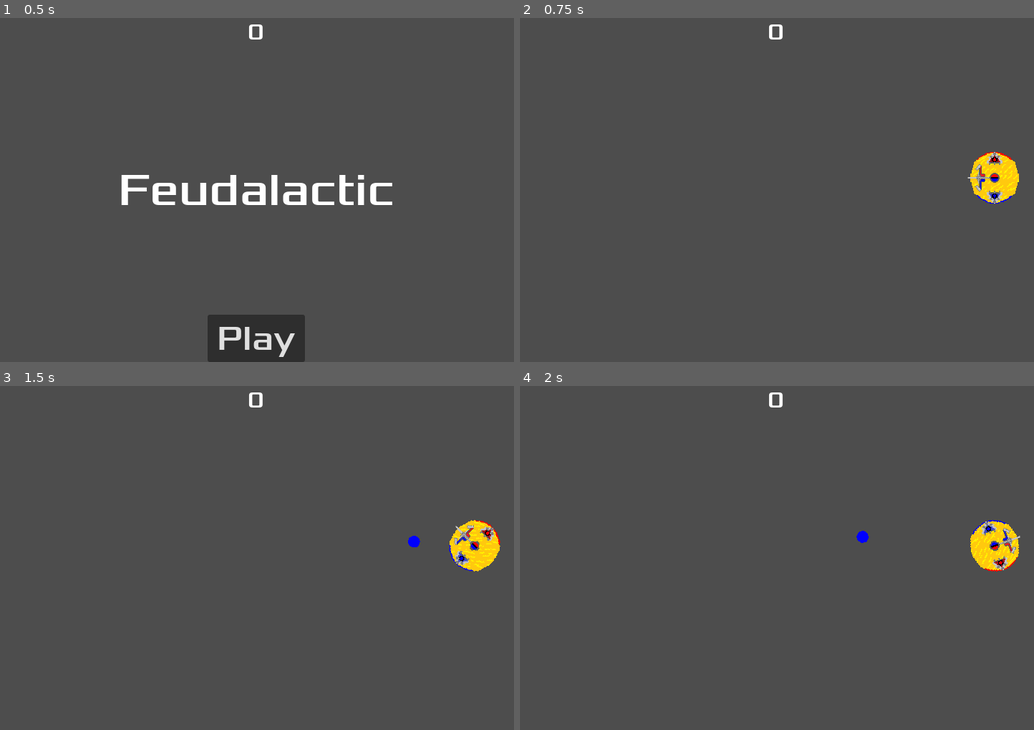
Above: before the commit, frames 1-4 (two rows, left to right).
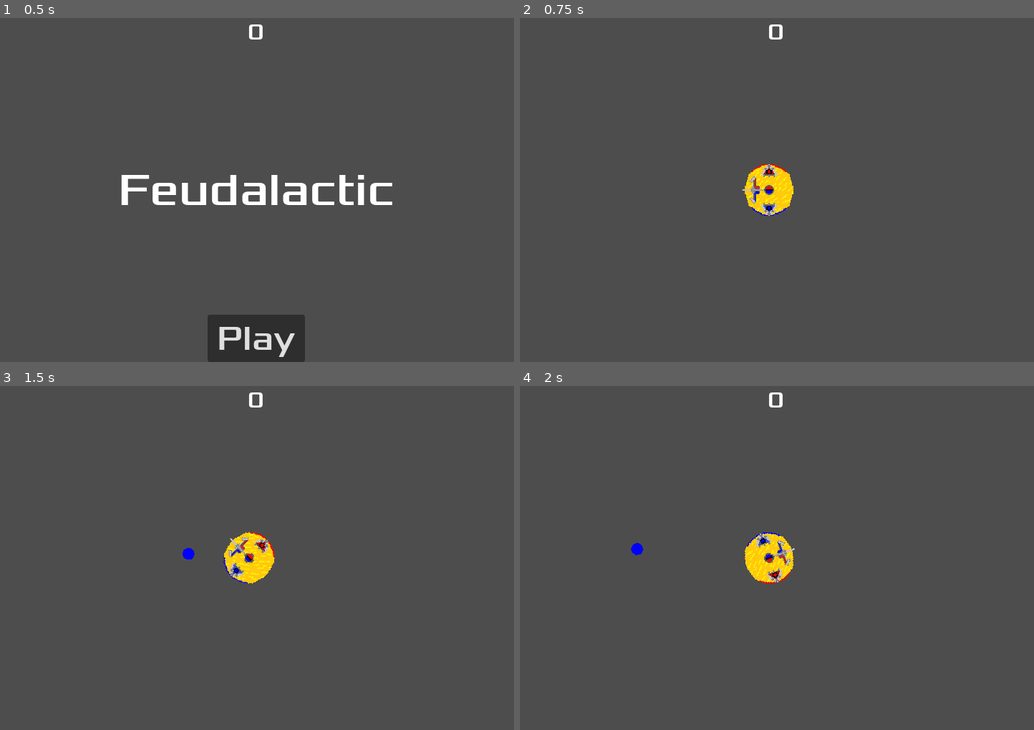
Above: after the commit, the same moments.

Repository: Austincain1006/MelonJam2024
Game: Godot game, scene res://main.tscn
Same seed, same stepped clock (60 frames per second), same inputs: the game is played once before the commit and once after it.
Inputs (mouse positions are in pixels of both pictures, inside the frame that each line leads up to):
- Up to frame 1 (0.5 s): no input
- Up to frame 2 (0.75 s): click "Play" at 0.5 s
- Up to frame 3 (1.5 s): tap Enter at 1.25 s; move the mouse to (370, 540) at 1.27 s; hold D (RotateRight) from 1.28 s (still down); hold Right mouse button (FireNegative) from 1.28 s (still down)
- Up to frame 4 (2 s): keep holding D (RotateRight); keep holding Right mouse button (FireNegative)

Frame 1 is identical in both runs. In frame 2, 2.1% of the frame differs, in the area x 43-98%, y 38-58%; in frame 3, 2.3%, in the area x 35-98%, y 38-58%; in frame 4, 2.3%.

Commit message:
Fixed Enemies Firing at Dead Player

Diff:
--- a/enemy.gd
+++ b/enemy.gd
@@ -10,9 +10,10 @@
 var ionScene : PackedScene
 var speed = 4000
 var destination
-
+var mayFire
 
 func _ready():
+	mayFire = true
 	playerReference = get_tree().get_first_node_in_group("Player")
 	navMesh = get_tree().get_root().get_node("Main").getNavMeshArray()
 	ionScene = load("res://ion.tscn")
@@ -47,7 +48,8 @@
 
 
 func _on_cannon_timer_timeout():
-	shootCannon()
+	if mayFire:
+		shootCannon()
 
 
 # Returns Random NavPoint from Main as Area2D Node
--- a/main.gd
+++ b/main.gd
@@ -63,6 +63,7 @@
 	for enemy in get_tree().get_nodes_in_group("Enemy"):
 		enemy.queue_free()
 	$EnemySpawnTimer.start()
+	$Player.global_position = $Spawnpoint.global_position
 	$Player.show()
 	$Player.mayFire = true
 	score = 0
@@ -73,6 +74,8 @@
 	$Player.hide()
 	$Player.mayFire = false
 	$HUD.showGameOver()
+	for enemy in get_tree().get_nodes_in_group("Enemy"):
+		enemy.mayFire = false
 
 
 
